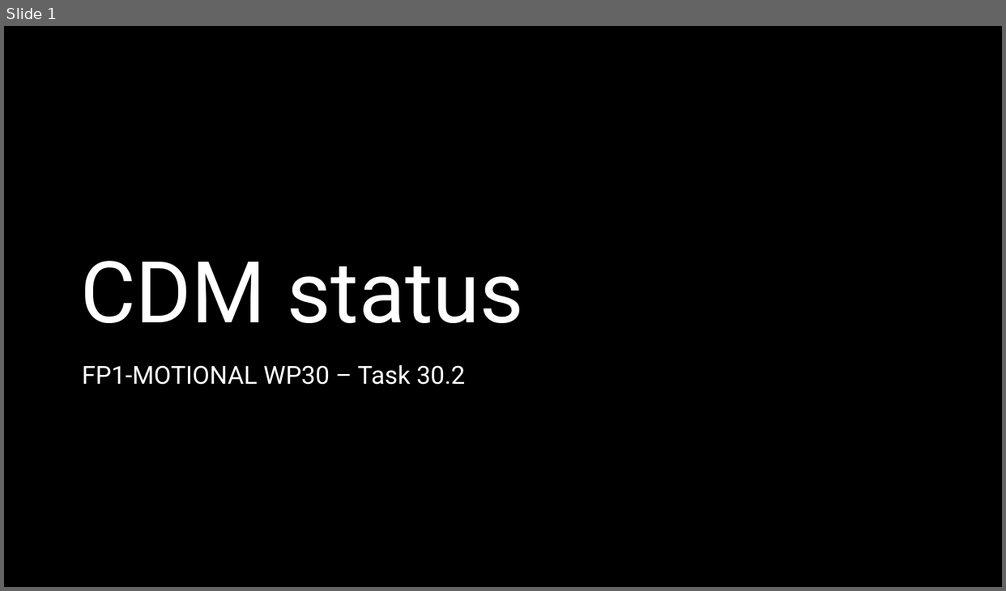
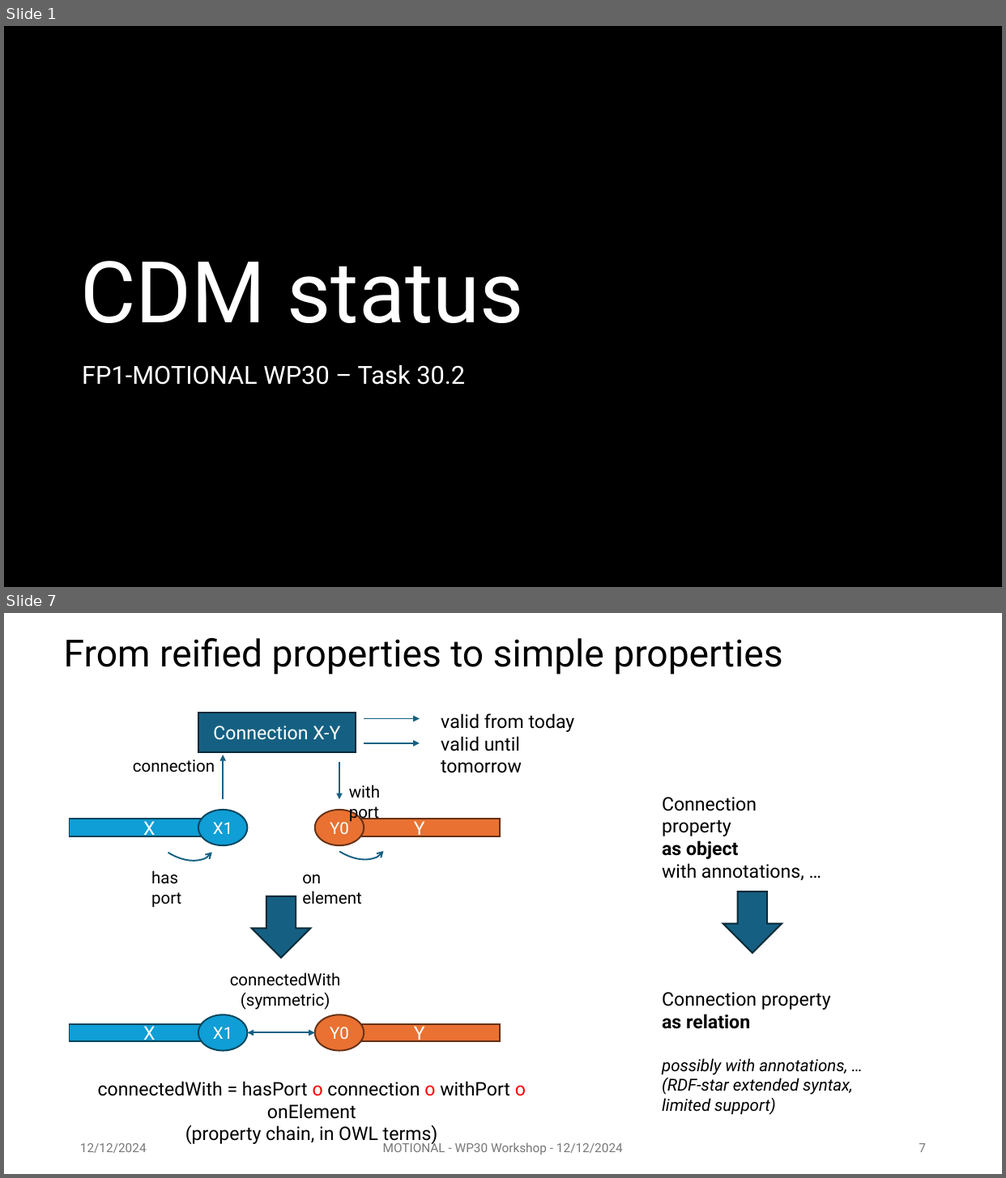
Before and after one commit to UICrail/SemanticRSM, a slide deck: Documentation/illustrations/241212_Topology.pptx. Shown one above the other, each under a label of ours: slide 1 before the commit, slides 1 and 7 after it; the slides between them are not shown. The pictures are 1006x591 and 1006x1178 pixels, drawn with LibreOffice and Linux fonts; fonts in the diff are those of the drawing; background and template pictures are left out; a plain dark background stands for a picture behind light text. Boxes give left, top, right and bottom in pixels: in the first picture for what was removed or moved away, otherwise in the second. Text is boxed around its words. In the diff, an @@ line names an element or a change of style, - is before the commit and + after.

```diff
--- a/Documentation/illustrations/241212_Topology.pptx
+++ b/Documentation/illustrations/241212_Topology.pptx
@@ slide 7 added at (4, 613, 1002, 1174), background #FFFFFF @@
@@ title added at (64, 638, 782, 675), 36 pt, text #000000 @@
+From reified properties to simple properties
@@ rectangle added at (198, 713, 356, 752), fill #156082, outline #092A39 1.5 pt, 18 pt, text #FFFFFF @@
+Connection X-Y
@@ arrow added from (364, 718) to (420, 718), #156082 1.5 pt @@
@@ text added at (441, 713, 575, 773), 18 pt, text #000000 @@
+valid from today
+valid until tomorrow
@@ arrow added from (223, 799) to (223, 755), #156082 1.5 pt @@
@@ arrow added from (364, 743) to (420, 743), #156082 1.5 pt @@
@@ text added at (133, 760, 215, 773), 16 pt, text #000000 @@
+connection
@@ arrow added from (339, 762) to (339, 799), #156082 1.5 pt @@
@@ arc (boxed as its full ellipse) added at (137, 792, 224, 872), outline #156082 1.5 pt @@
@@ arc (boxed as its full ellipse) added at (309, 792, 397, 871), outline #156082 1.5 pt @@
@@ text added at (349, 785, 380, 823), 16 pt, text #000000 @@
+with port
@@ text added at (662, 797, 804, 880), 18 pt, text #000000 @@
+Connection property
+as object
+with annotations, …
@@ rectangle added at (69, 819, 229, 837), fill #0F9ED5, outline #07455D 1.5 pt, 18 pt, text #FFFFFF @@
+X
@@ ellipse added at (198, 810, 247, 845), fill #0F9ED5, outline #07455D 1.5 pt, 16 pt, text #FFFFFF @@
+X1
@@ ellipse added at (315, 810, 364, 845), fill #E97132, outline #663216 1.5 pt, 16 pt, text #FFFFFF @@
+Y0
@@ rectangle added at (339, 819, 500, 837), fill #E97132, outline #663216 1.5 pt, 18 pt, text #FFFFFF @@
+Y
@@ text added at (151, 871, 181, 908), 16 pt, text #000000 @@
+has port
@@ text added at (302, 875, 361, 905), 16 pt, text #000000 @@
+on element
@@ down arrow added at (252, 897, 311, 958), fill #156082, outline #092A39 1.5 pt @@
@@ down arrow added at (723, 892, 782, 953), fill #156082, outline #092A39 1.5 pt @@
@@ text added at (230, 973, 341, 1010), 16 pt, text #000000 @@
+connectedWith
+(symmetric)
@@ text added at (662, 992, 853, 1115), 16 pt, text #000000, italic @@
+Connection property
+as relation
+possibly with annotations, …
+(RDF-star extended syntax,
+limited support)
@@ rectangle added at (69, 1024, 229, 1042), fill #0F9ED5, outline #07455D 1.5 pt, 18 pt, text #FFFFFF @@
+X
@@ ellipse added at (198, 1015, 247, 1051), fill #0F9ED5, outline #07455D 1.5 pt, 16 pt, text #FFFFFF @@
+X1
@@ ellipse added at (315, 1015, 364, 1051), fill #E97132, outline #663216 1.5 pt, 16 pt, text #FFFFFF @@
+Y0
@@ rectangle added at (339, 1024, 500, 1042), fill #E97132, outline #663216 1.5 pt, 18 pt, text #FFFFFF @@
+Y
@@ double arrow added from (247, 1033) to (315, 1033), #156082 1.5 pt @@
@@ text added at (98, 1081, 526, 1145), 18 pt, text #000000 @@
+connectedWith = hasPort o connection o withPort o onElement
+(property chain, in OWL terms)
@@ text added at (80, 1144, 147, 1153), 12 pt, text #797979 @@
+12/12/2024
@@ text added at (383, 1142, 623, 1155), 12 pt, text #797979 @@
+MOTIONAL - WP30 Workshop - 12/12/2024
@@ page number added at (918, 1144, 926, 1152), 12 pt, text #797979 @@
+7
```
Also in this commit, not shown: 6 slides changed, 10 other slides added, 3 slides removed, 8 other files.
